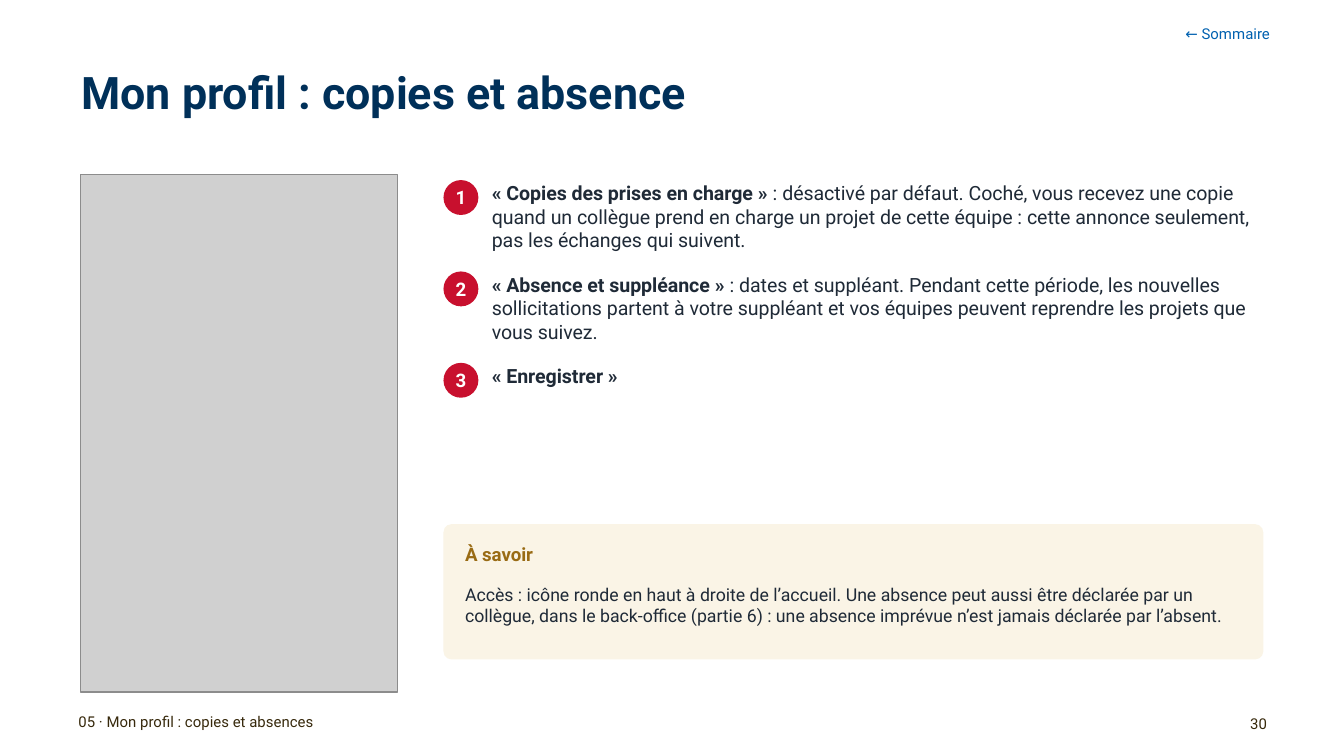
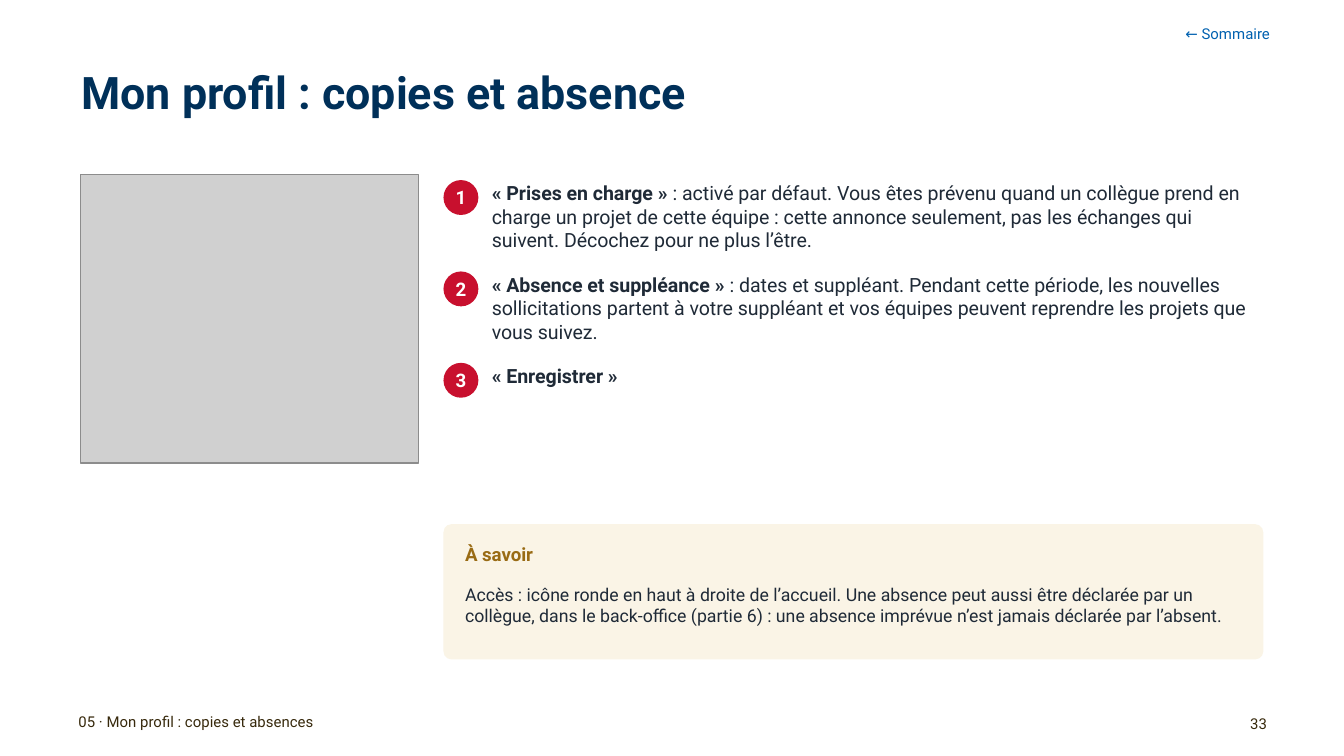
Before and after one commit to antoinelmariel-ux/ProjectNavigator, a slide deck: slide 33 of docs/Project Navigator_ Manuel SME.pptx (slide 30 before the commit). Drawn at 1344x756 pixels with LibreOffice and Linux fonts; fonts in the diff are those of the drawing; grey boxes stand for pictures; background and template pictures are left out. Boxes give left, top, right and bottom in pixels: in the first picture for what was removed or moved away, otherwise in the second. Text is boxed around its words. In the diff, an @@ line names an element or a change of style, - is before the commit and + after.

```diff
--- a/docs/Project Navigator_ Manuel SME.pptx
+++ b/docs/Project Navigator_ Manuel SME.pptx
@@ picture: place and size @@
-picture at box(81, 175, 398, 692)
+picture at box(81, 175, 419, 464)
@@ text at box(492, 185, 1240, 251): text changed @@
-« Copies des prises en charge » : désactivé par défaut. Coché, vous recevez une copie quand un collègue prend en charge un projet de cette équipe : cette annonce seulement, pas les échanges qui suivent.
+« Prises en charge » : activé par défaut. Vous êtes prévenu quand un collègue prend en charge un projet de cette équipe : cette annonce seulement, pas les échanges qui suivent. Décochez pour ne plus l’être.
@@ page number at box(1250, 718, 1267, 729): text changed @@
-30
+33
```
Also in this commit, not shown: 18 other slides changed, 3 slides added, 1 other file.
